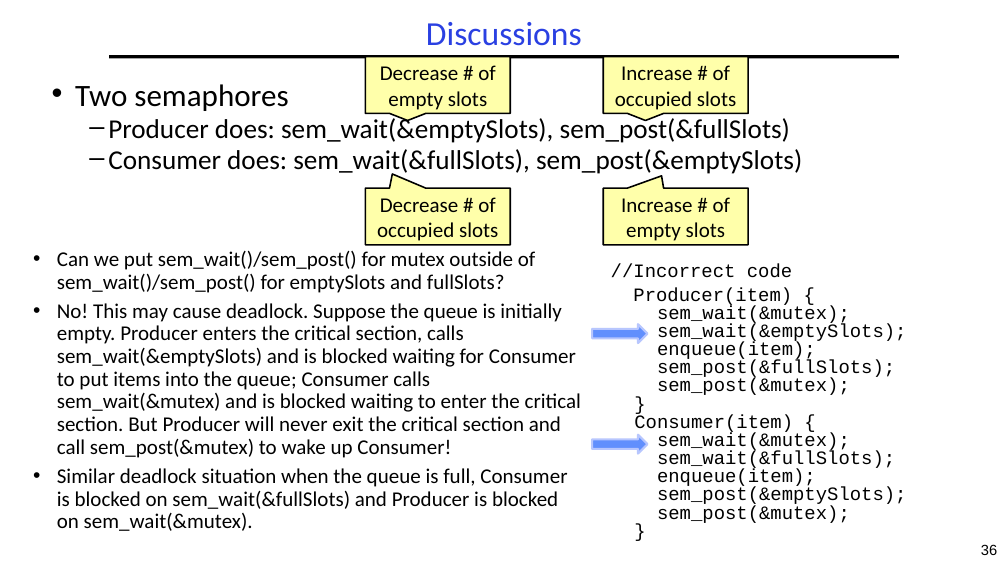
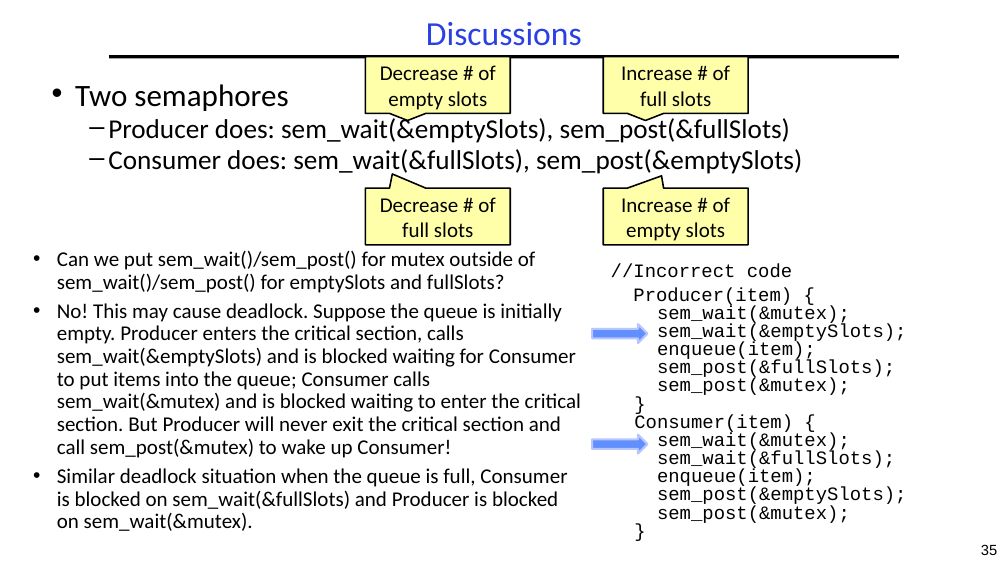
Before and after one commit to guhofstra/CSC256Fa25, a slide deck: slide 35 of PPTs/L3-Synchronization.pptx (slide 36 before the commit). Drawn at 1008x567 pixels with LibreOffice and Linux fonts; fonts in the diff are those of the drawing. Boxes give left, top, right and bottom in pixels: in the first picture for what was removed or moved away, otherwise in the second. Text is boxed around its words. In the diff, an @@ line names an element or a change of style, - is before the commit and + after.

```diff
--- a/PPTs/L3-Synchronization.pptx
+++ b/PPTs/L3-Synchronization.pptx
@@ text in speech box at [621,65,730,106]: text changed @@
-Increase # of occupied slots
+Increase # of full slots
@@ text in speech box at [380,197,496,237]: text changed @@
-Decrease # of occupied slots
+Decrease # of full slots
```
Also in this commit, not shown: 4 other slides changed, 1 slide removed, 3 other files.
